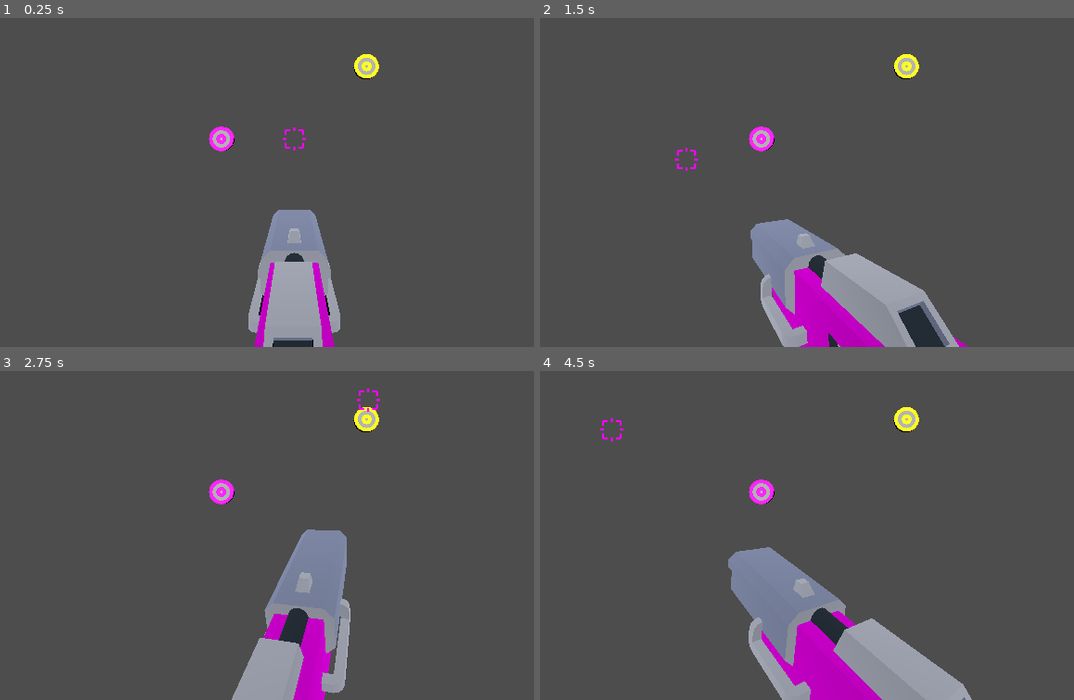
Above: before the commit, frames 1-4 (two rows, left to right).
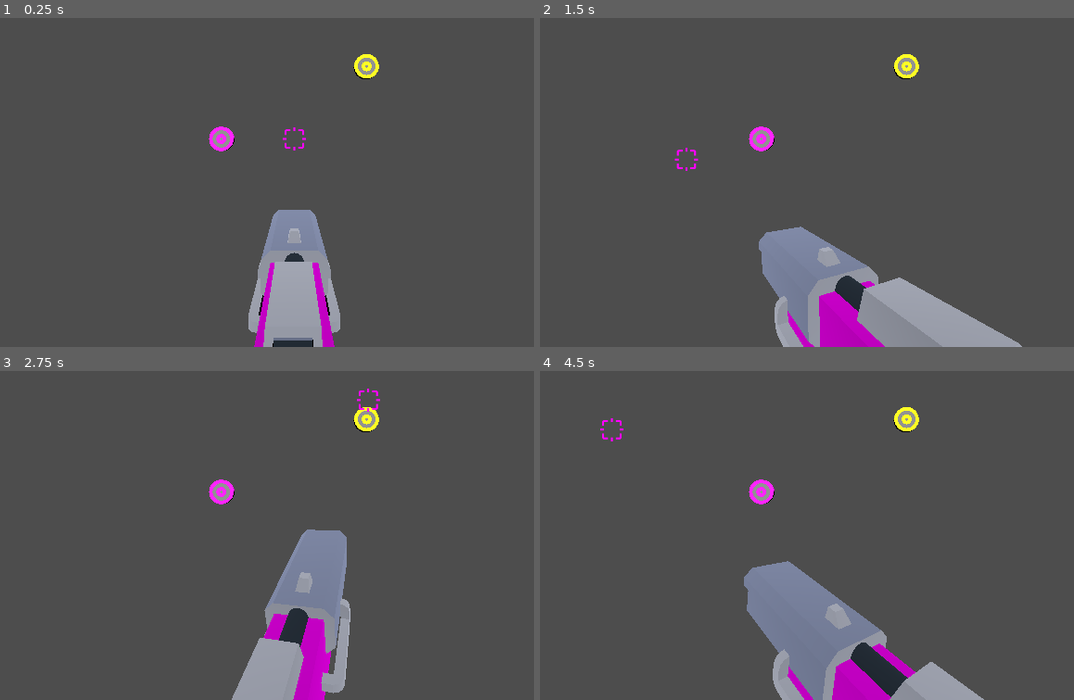
Above: after the commit, the same moments.

Repository: sundowns/primary-connection
Game: Godot game, scene res://Game.tscn
Same seed, same stepped clock (60 frames per second), same inputs: the game is played once before the commit and once after it.
Inputs (mouse positions are in pixels of both pictures, inside the frame that each line leads up to):
- Up to frame 1 (0.25 s): no input
- Up to frame 2 (1.5 s): tap Enter at 0.5 s; move the mouse to (999, 116) at 0.52 s; press the mouse at (999, 116) at 0.53 s; tap Space at 1.25 s; move the mouse to (684, 159) at 1.27 s; release the mouse at (684, 159) at 1.28 s; click (684, 159) at 1.35 s
- Up to frame 3 (2.75 s): tap Enter at 2 s; move the mouse to (368, 400) at 2.02 s; press the mouse at (368, 400) at 2.03 s
- Up to frame 4 (4.5 s): tap Space at 2.75, 4.25 s; move the mouse to (796, 574) at 2.77 s; release the mouse at (796, 574) at 2.78 s; click (796, 574) at 2.85 s; tap Enter at 3.5 s; move the mouse to (1057, 555) at 3.52 s; press the mouse at (1057, 555) at 3.53 s; move the mouse to (614, 430) at 4.27 s; release the mouse at (614, 430) at 4.28 s; click (614, 430) at 4.35 s

The runs differ from the first frame. In frame 1, 0.2% of the frame differs, in the area x 39-71%, y 12-40%; in frame 2, 5.4%; in frame 3, 0.2%; in frame 4, 6.2%, in the area x 35-84%, y 12-100%.

Commit message:
gun firing animation

Diff:
--- a/components/player.gd
+++ b/components/player.gd
@@ -7,6 +7,7 @@
 @export_flags_3d_physics var aiming_blaster_collision_mask: int = 2
 const AIM_RAY_LENGTH: float = 10000
 
+@onready var animation_player: AnimationPlayer = $AnimationPlayer
 @onready var camera: Camera3D = $Camera3D
 @onready var hand: Node3D = $Camera3D/Hand
 @onready var blaster: Blaster = $Camera3D/Hand/Blaster
@@ -25,6 +26,13 @@
 		var collider = raycast_result['collider']
 		if collider is Target:
 			collider._on_hit(ColourManager.active_colour)
+	play_firing_animation()
+
+func play_firing_animation() -> void:
+	if animation_player.is_playing():
+		animation_player.stop()
+	animation_player.play("FireBlaster")
+
 
 func create_raycast_collision_query(from: Vector3, to: Vector3, mask: int) -> PhysicsRayQueryParameters3D:
 	var ray_query := PhysicsRayQueryParameters3D.new()
--- a/components/player.tscn
+++ b/components/player.tscn
@@ -1,7 +1,45 @@
-[gd_scene load_steps=3 format=3 uid="uid://cco6xg16mekua"]
+[gd_scene load_steps=6 format=3 uid="uid://cco6xg16mekua"]
 
 [ext_resource type="Script" path="res://components/player.gd" id="1_ae1ge"]
 [ext_resource type="PackedScene" uid="uid://wmfpm5hfj3mu" path="res://components/blaster.tscn" id="1_dw6ge"]
+
+[sub_resource type="Animation" id="Animation_n8f8q"]
+resource_name = "FireBlaster"
+length = 0.3
+step = 0.05
+tracks/0/type = "value"
+tracks/0/imported = false
+tracks/0/enabled = true
+tracks/0/path = NodePath("Camera3D/Hand/Blaster:position")
+tracks/0/interp = 1
+tracks/0/loop_wrap = true
+tracks/0/keys = {
+"times": PackedFloat32Array(0, 0.05, 0.3),
+"transitions": PackedFloat32Array(1, 1, 1),
+"update": 0,
+"values": [Vector3(0, 0, 0), Vector3(0, 0, 0.125), Vector3(0, 0, 0)]
+}
+
+[sub_resource type="Animation" id="Animation_1fyj1"]
+length = 0.001
+tracks/0/type = "value"
+tracks/0/imported = false
+tracks/0/enabled = true
+tracks/0/path = NodePath("Camera3D/Hand/Blaster:position")
+tracks/0/interp = 1
+tracks/0/loop_wrap = true
+tracks/0/keys = {
+"times": PackedFloat32Array(0),
+"transitions": PackedFloat32Array(1),
+"update": 0,
+"values": [Vector3(0, 0, 0)]
+}
+
+[sub_resource type="AnimationLibrary" id="AnimationLibrary_4wavv"]
+_data = {
+"FireBlaster": SubResource("Animation_n8f8q"),
+"RESET": SubResource("Animation_1fyj1")
+}
 
 [node name="Player" type="Node3D"]
 script = ExtResource("1_ae1ge")
@@ -14,4 +52,9 @@
 transform = Transform3D(-1, 0, 1.50996e-07, 0, 1, 0, -1.50996e-07, 0, -1, 0, -0.295, -0.4)
 
 [node name="Blaster" parent="Camera3D/Hand" instance=ExtResource("1_dw6ge")]
-transform = Transform3D(-0.8, 0, -6.99382e-08, 0, 0.8, 0, 6.99382e-08, 0, -0.8, 0, 0, 0)
+transform = Transform3D(-0.8, 0, -1.20797e-07, 0, 0.8, 0, 1.20797e-07, 0, -0.8, 0, 0, 0)
+
+[node name="AnimationPlayer" type="AnimationPlayer" parent="."]
+libraries = {
+"": SubResource("AnimationLibrary_4wavv")
+}
--- a/components/target.tscn
+++ b/components/target.tscn
@@ -1,8 +1,11 @@
-[gd_scene load_steps=5 format=3 uid="uid://b2vf3wvi1vp7i"]
+[gd_scene load_steps=6 format=3 uid="uid://b2vf3wvi1vp7i"]
 
 [ext_resource type="Script" path="res://components/target.gd" id="1_4gnro"]
 [ext_resource type="PackedScene" uid="uid://divekxuftrc1g" path="res://assets/targetA.glb" id="1_mkihj"]
 [ext_resource type="Material" uid="uid://b1qh8cqnscqgv" path="res://materials/base_target_colour.tres" id="2_as8pt"]
+
+[sub_resource type="StandardMaterial3D" id="StandardMaterial3D_ui1xi"]
+albedo_color = Color(0.454524, 0.454524, 0.454524, 1)
 
 [sub_resource type="CylinderShape3D" id="CylinderShape3D_ar7qa"]
 height = 0.05
@@ -17,6 +20,7 @@
 
 [node name="targetA" parent="targetA2" index="0"]
 surface_material_override/0 = ExtResource("2_as8pt")
+surface_material_override/1 = SubResource("StandardMaterial3D_ui1xi")
 
 [node name="CollisionShape3D" type="CollisionShape3D" parent="."]
 transform = Transform3D(1, 0, 0, 0, -4.37114e-08, -1, 0, 1, -4.37114e-08, 0, 0, 0)
